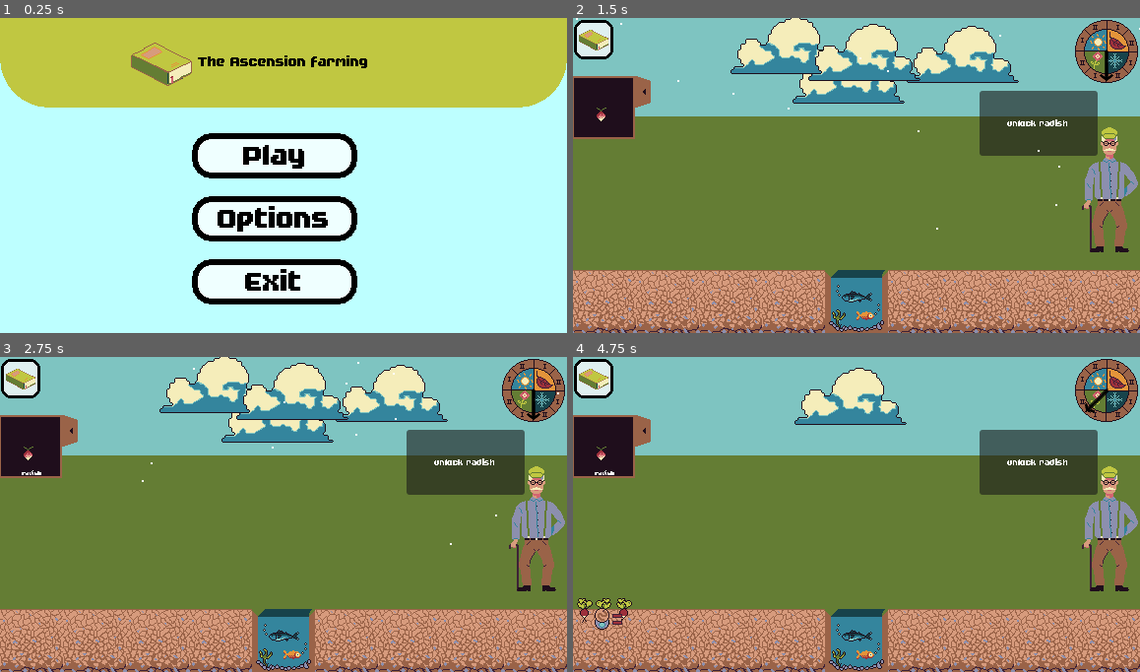
Above: before the commit, frames 1-4 (two rows, left to right).
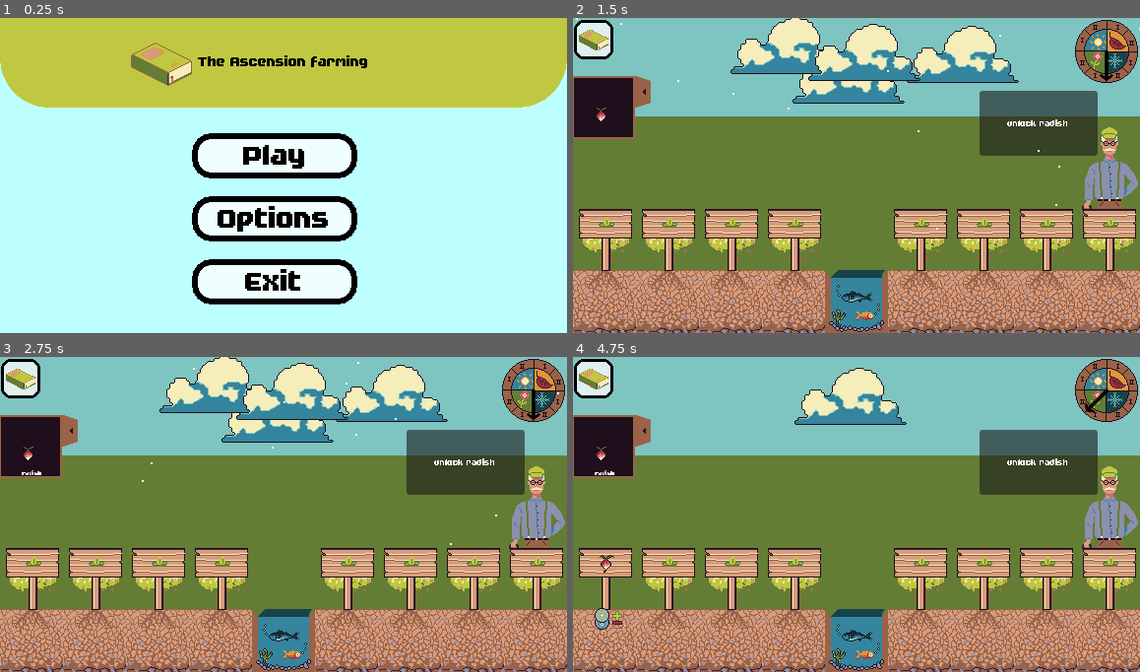
Above: after the commit, the same moments.

Repository: JustAlternate/Regenerative_Game_Jam
Game: Godot game, scene res://Scenes/menu.tscn
Same seed, same stepped clock (60 frames per second), same inputs: the game is played once before the commit and once after it.
Inputs (mouse positions are in pixels of both pictures, inside the frame that each line leads up to):
- Up to frame 1 (0.25 s): no input
- Up to frame 2 (1.5 s): click "Play" at 0.5 s; click (590, 90) at 1.25 s
- Up to frame 3 (2.75 s): click "radish" at 2 s
- Up to frame 4 (4.75 s): click (607, 621) at 2.77 s; click (1105, 388) at 3.5 s; click "radish" at 4.25 s

The runs differ from the first frame. In frame 1, less than 0.1% of the frame differs, in the area x 23-34%, y 7-22%; in frame 2, 10%; in frame 3, 10%; in frame 4, 10%, in the area x 0-100%, y 60-100%.
Error after the commit: Invalid assignment of property or key 'flip_h' with value of type 'bool' on a base object of type 'null instance'. (res://Scripts/plante.gd:185)

Commit message:
litle fix: book++ & plante sign inversin thym mint

Diff:
--- a/Scripts/plante.gd
+++ b/Scripts/plante.gd
@@ -1,5 +1,6 @@
 extends Node2D
 
+@export var flip_dirt = false
 @export var plant_type = "None" #"carrot", "pea", "leek", "corn", "wheat", "pumpkin", "tomatoes", "thym", "vine", "courgette"
 var bonus_season = [] # (0,1) = Summer1, (1,2) = spring2, (2,1) = winter1, (3,1) = autumn1
 var season = [] # (0,1) = Summer1, (1,2) = spring2, (2,1) = winter1, (3,1) = autumn1
@@ -180,6 +181,8 @@
 
 # Called when the node enters the scene tree for the first time.
 func _ready():
+
+	$dirt.flip_h = flip_dirt
 	$sprite.animation = "vide"
 	$sign_container.hide()
 	state = 0 # 0=graine, 1=plante_1, 2=plant_2, ... -1=morte.
@@ -283,6 +286,7 @@
 			plant_health += dico_bonus_malus["sunlight_possible"][1]
 
 func bonus_malus_voisin(voisin_droit,voisin_gauche):
+	#voisin droit
 	if voisin_droit in dico_caracteristique["appreciated_adjacents_plants"][plant_type]:
 		await afficher_feeling("friend+")
 		plant_health += dico_bonus_malus["appreciated_adjacents_plants"][0]
@@ -290,6 +294,18 @@
 		plant_health += dico_bonus_malus["appreciated_adjacents_plants"][1]
 
 	if voisin_droit in dico_caracteristique["unapreciated_adjacents_plants"][plant_type]:
+		await afficher_feeling("friend-")
+		plant_health += dico_bonus_malus["unapreciated_adjacents_plants"][0]
+	else:
+		plant_health += dico_bonus_malus["unapreciated_adjacents_plants"][1]
+	#voisin gauche
+	if voisin_gauche in dico_caracteristique["appreciated_adjacents_plants"][plant_type]:
+		await afficher_feeling("friend+")
+		plant_health += dico_bonus_malus["appreciated_adjacents_plants"][0]
+	else:
+		plant_health += dico_bonus_malus["appreciated_adjacents_plants"][1]
+
+	if voisin_gauche in dico_caracteristique["unapreciated_adjacents_plants"][plant_type]:
 		await afficher_feeling("friend-")
 		plant_health += dico_bonus_malus["unapreciated_adjacents_plants"][0]
 	else:
Binary file changed: Assets/sprites/closed_book.png
